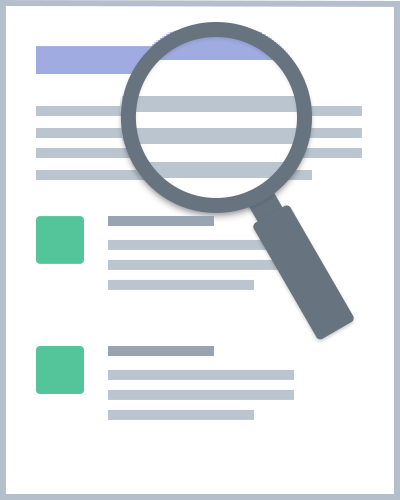
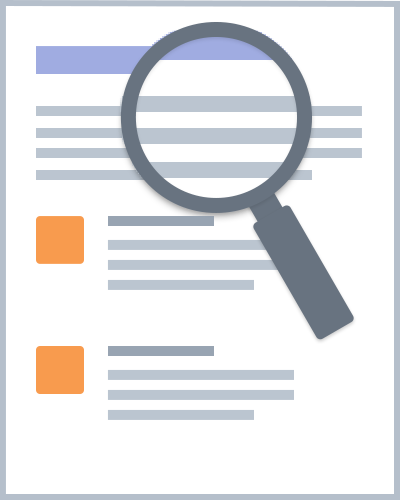
Layered file, before and after one edit (w=400, h=500). Changes by layer:
painted on "Rounded Rectangle 2 copy" over [36, 216, 84, 394]
